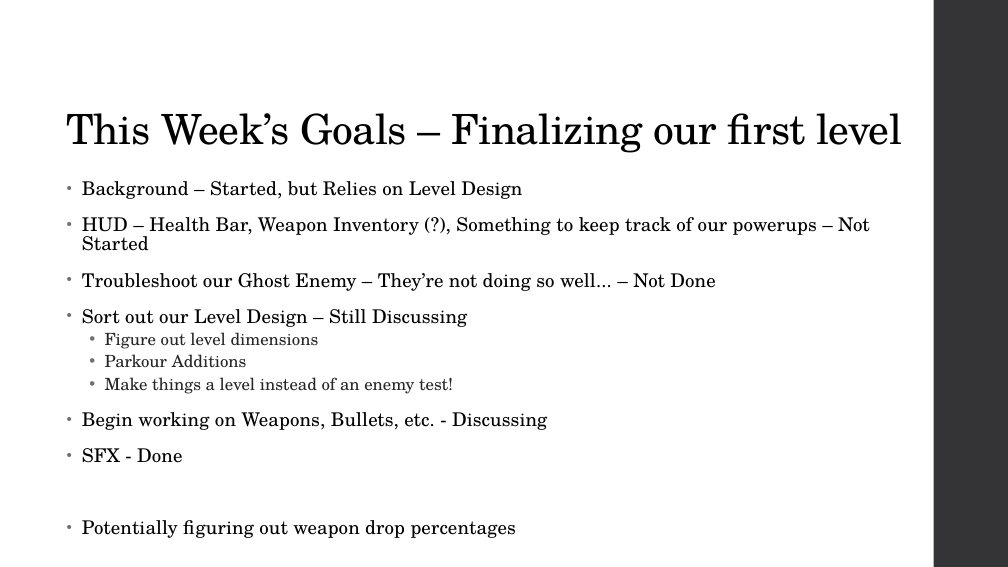
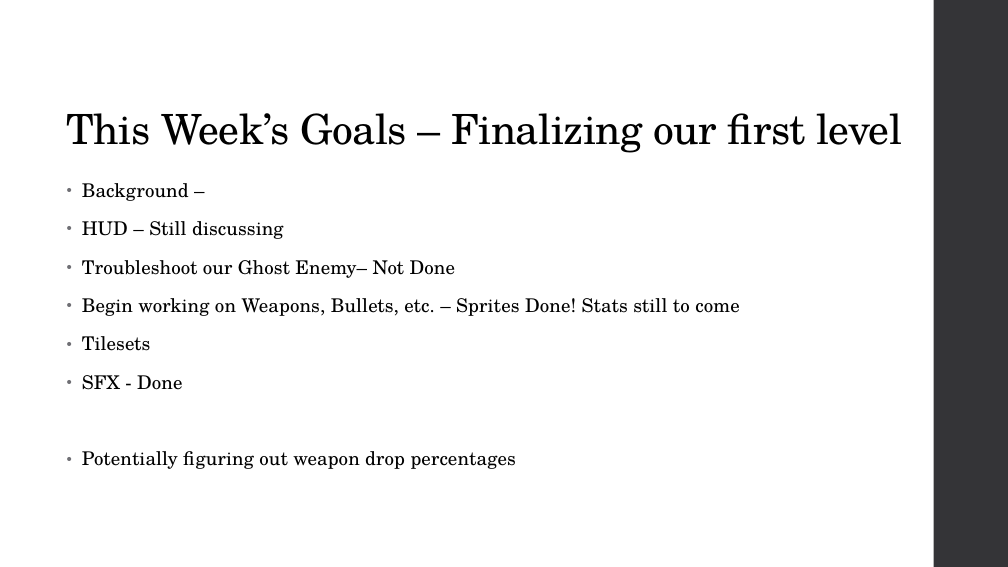
Before and after one commit to qtAlex6986/gdd1100-group-project, a slide deck: slide 2 of GDD 1101-001 Demo 3.pptx. Drawn at 1008x567 pixels with LibreOffice and Linux fonts; fonts in the diff are those of the drawing. Boxes give left, top, right and bottom in pixels: in the first picture for what was removed or moved away, otherwise in the second. Text is boxed around its words. In the diff, an @@ line names an element or a change of style, - is before the commit and + after.

Commit message:
Minor Level Changes and Presentation

```diff
--- a/GDD 1101-001 Demo 3.pptx
+++ b/GDD 1101-001 Demo 3.pptx
@@ text at (x1=82, y1=183, x2=739, y2=351): text changed @@
-• Background – Started, but Relies on Level Design
-• HUD – Health Bar, Weapon Inventory (?), Something to keep track of our powerups – Not Started
-• Troubleshoot our Ghost Enemy – They’re not doing so well... – Not Done
-• Sort out our Level Design – Still Discussing
-  • Figure out level dimensions
-  • Parkour Additions
-  • Make things a level instead of an enemy test!
-• Begin working on Weapons, Bullets, etc. - Discussing
+• Background –
+• HUD – Still discussing
+• Troubleshoot our Ghost Enemy– Not Done
+• Begin working on Weapons, Bullets, etc. – Sprites Done! Stats still to come
+• Tilesets
@@ text at (x1=82, y1=375, x2=516, y2=469): line spacing 0.85 to 0.95 @@
```
Also in this commit, not shown: 3 other files.
